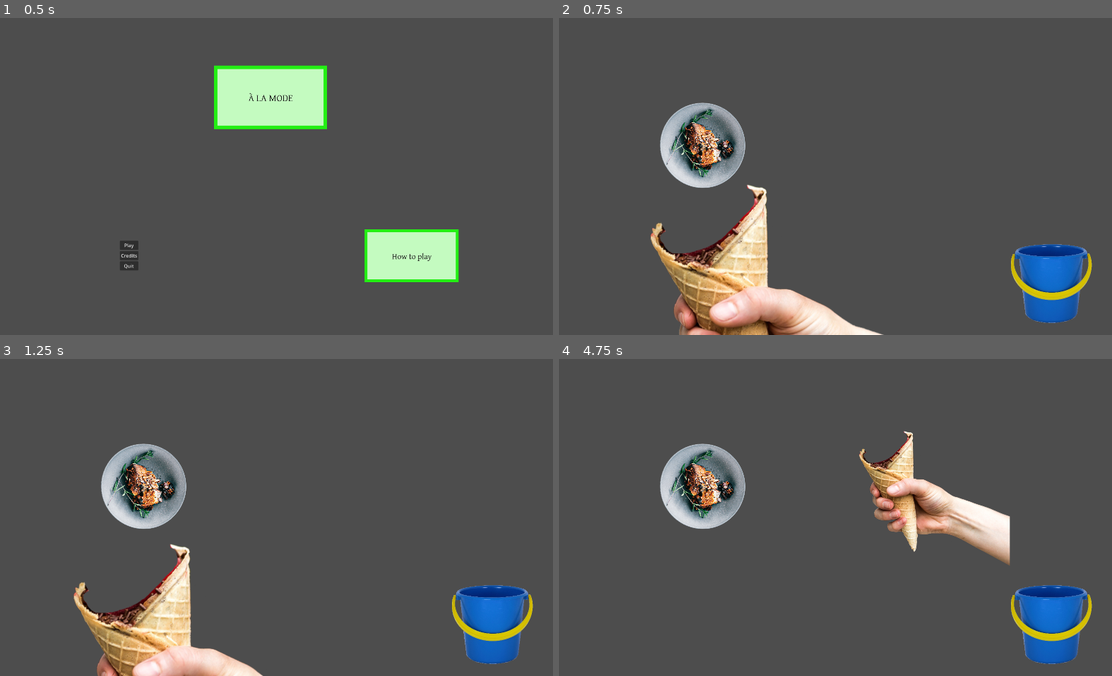
Above: before the commit, frames 1-4 (two rows, left to right).
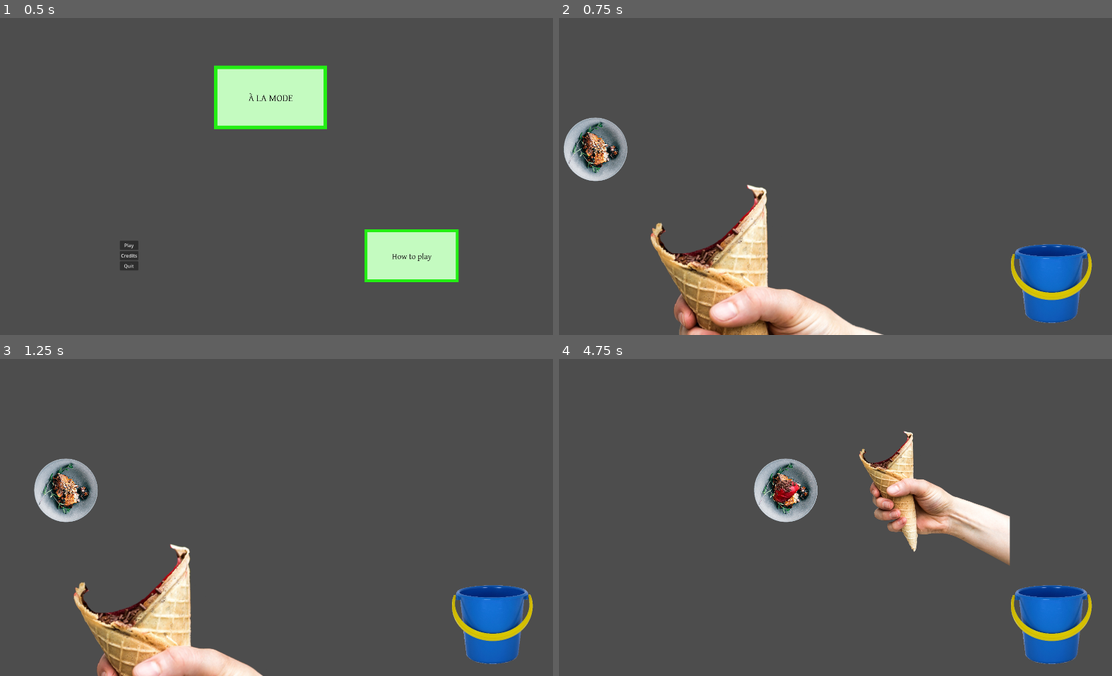
Above: after the commit, the same moments.

Repository: ScarpMetal/a-la-mode
Game: Godot game, scene res://scenes/main_menu.tscn
The game is run twice, just before and just after one commit, with the same random seed, the same clock (stepped at 60 frames per second) and the same inputs.
Inputs (mouse positions are in pixels of both pictures, inside the frame that each line leads up to):
- Up to frame 1 (0.5 s): no input
- Up to frame 2 (0.75 s): click "Play" at 0.5 s
- Up to frame 3 (1.25 s): no input
- Up to frame 4 (4.75 s): click (625, 488) at 1.27 s; move the mouse to (951, 501) at 2.02 s; click (951, 501) at 2.1 s; move the mouse to (713, 533) at 2.77 s; hold Escape (back) 2.78-3.5 s; click (713, 533) at 2.85 s; click (829, 612) at 3.5 s; move the mouse to (885, 447) at 4.27 s; click (885, 447) at 4.35 s

Frame 1 is identical in both runs. In frame 2, 4.9% of the frame differs, in the area x 0-34%, y 26-54%; in frame 3, 4.9%; in frame 4, 4.9%, in the area x 18-47%, y 26-54%.

Commit message:
stupid a la mode-ing

Diff:
--- /dev/null
+++ b/scenes/Dish.gd
@@ -0,0 +1,16 @@
+extends CharacterBody2D
+
+@export var SPEED := 200.0
+@export var a_la_mode_texture: CompressedTexture2D
+
+@onready var texture_button: TextureButton = $DishButton
+
+
+func _physics_process(_delta: float) -> void:
+	velocity = Vector2(SPEED, 0)
+
+	move_and_slide()
+
+
+func _on_dish_button_pressed() -> void:
+	texture_button.texture_normal = a_la_mode_texture
--- a/scenes/plating_screen.tscn
+++ b/scenes/plating_screen.tscn
@@ -1,6 +1,8 @@
-[gd_scene load_steps=26 format=3 uid="uid://ddlfij2ghida2"]
+[gd_scene load_steps=28 format=3 uid="uid://ddlfij2ghida2"]
 
 [ext_resource type="Script" path="res://scenes/plating_screen.gd" id="1_ebmj5"]
+[ext_resource type="Script" path="res://scenes/Dish.gd" id="2_owwmn"]
+[ext_resource type="Texture2D" uid="uid://ba3xjt6pgyt3y" path="res://assets/dishes/salmon_a_la_mode.png" id="3_sjeer"]
 [ext_resource type="Script" path="res://scenes/Arm.gd" id="4_pca41"]
 [ext_resource type="Texture2D" uid="uid://o5tipy6ctuvy" path="res://assets/dishes/salmon.png" id="4_pi2bv"]
 [ext_resource type="Texture2D" uid="uid://co15l6n25h7ao" path="res://assets/arm-scooper.png" id="4_y3grb"]
@@ -325,16 +327,23 @@
 script = ExtResource("1_ebmj5")
 
 [node name="Dish" type="CharacterBody2D" parent="."]
-position = Vector2(529, 434)
-
-[node name="Sprite2D" type="Sprite2D" parent="Dish"]
-scale = Vector2(0.262067, 0.262067)
-texture = ExtResource("4_pi2bv")
+position = Vector2(134, 447)
+script = ExtResource("2_owwmn")
+a_la_mode_texture = ExtResource("3_sjeer")
 
 [node name="CollisionShape2D" type="CollisionShape2D" parent="Dish"]
 visible = false
 scale = Vector2(0.262067, 0.262067)
 shape = SubResource("CircleShape2D_7thja")
+
+[node name="DishButton" type="TextureButton" parent="Dish"]
+offset_left = -190.0
+offset_top = -132.0
+offset_right = 185.0
+offset_bottom = 133.0
+texture_normal = ExtResource("4_pi2bv")
+ignore_texture_size = true
+stretch_mode = 0
 
 [node name="Arm" type="CharacterBody2D" parent="."]
 position = Vector2(746, 501)
@@ -389,4 +398,5 @@
 scale = Vector2(0.3, 0.3)
 texture_normal = ExtResource("6_nlkm8")
 
+[connection signal="pressed" from="Dish/DishButton" to="Dish" method="_on_dish_button_pressed"]
 [connection signal="pressed" from="Bucket" to="Arm" method="_on_bucket_pressed"]
Binary file added: assets/dishes/salmon_a_la_mode.png
Not shown, added: assets/dishes/salmon_a_la_mode.png.import
